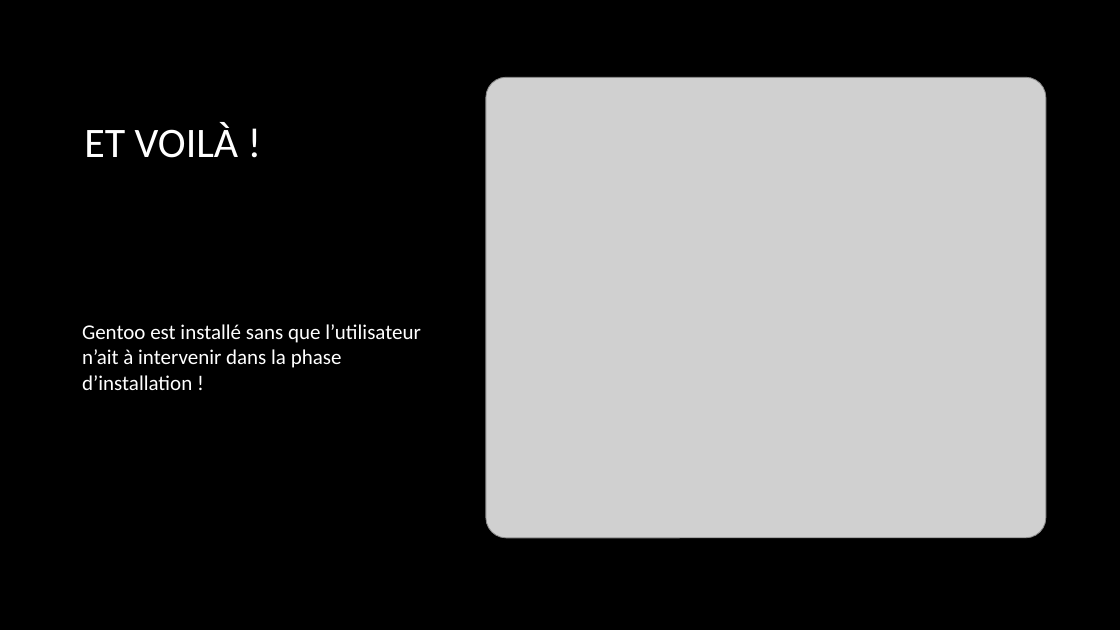
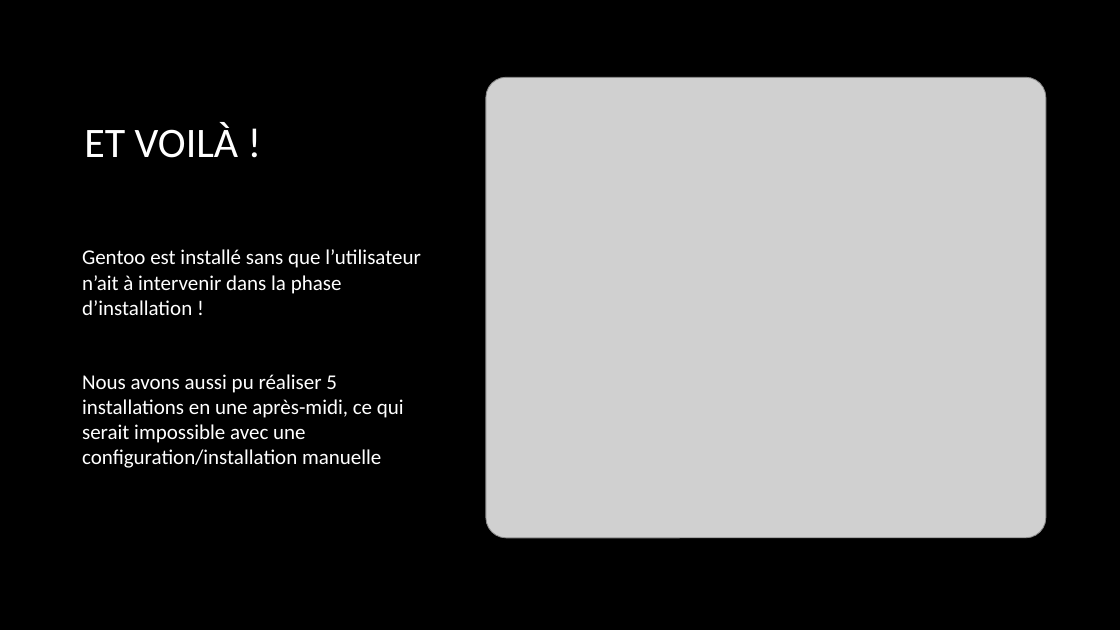
Before and after one commit to Reeezer/Gentoo-Installer, a slide deck: slide 8 of docs/presentation/gentoo_installer_presentation.pptx. Drawn at 1120x630 pixels with LibreOffice and Linux fonts; fonts in the diff are those of the drawing; grey boxes stand for pictures; background and template pictures are left out. Boxes give left, top, right and bottom in pixels: in the first picture for what was removed or moved away, otherwise in the second. Text is boxed around its words. In the diff, an @@ line names an element or a change of style, - is before the commit and + after.

```diff
--- a/docs/presentation/gentoo_installer_presentation.pptx
+++ b/docs/presentation/gentoo_installer_presentation.pptx
@@ text at (82, 374, 404, 468): paragraph added @@
+Nous avons aussi pu réaliser 5 installations en une après-midi, ce qui serait impossible avec une configuration/installation manuelle
```
Also in this commit, not shown: 1 other slide changed, 3 other files.
